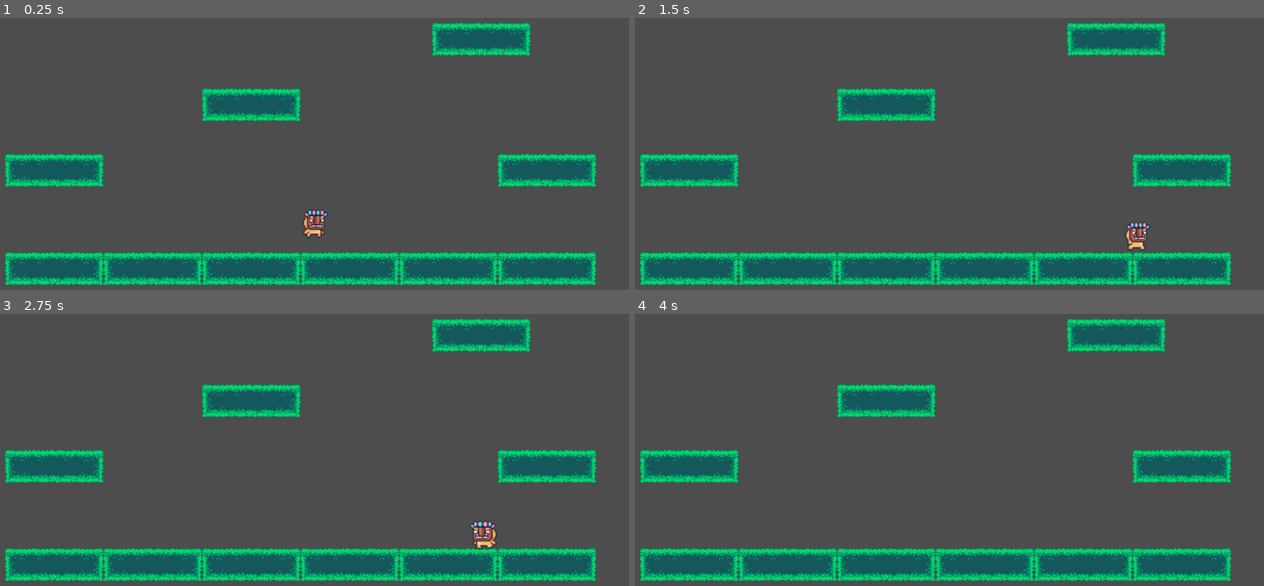
Above: before the commit, frames 1-4 (two rows, left to right).
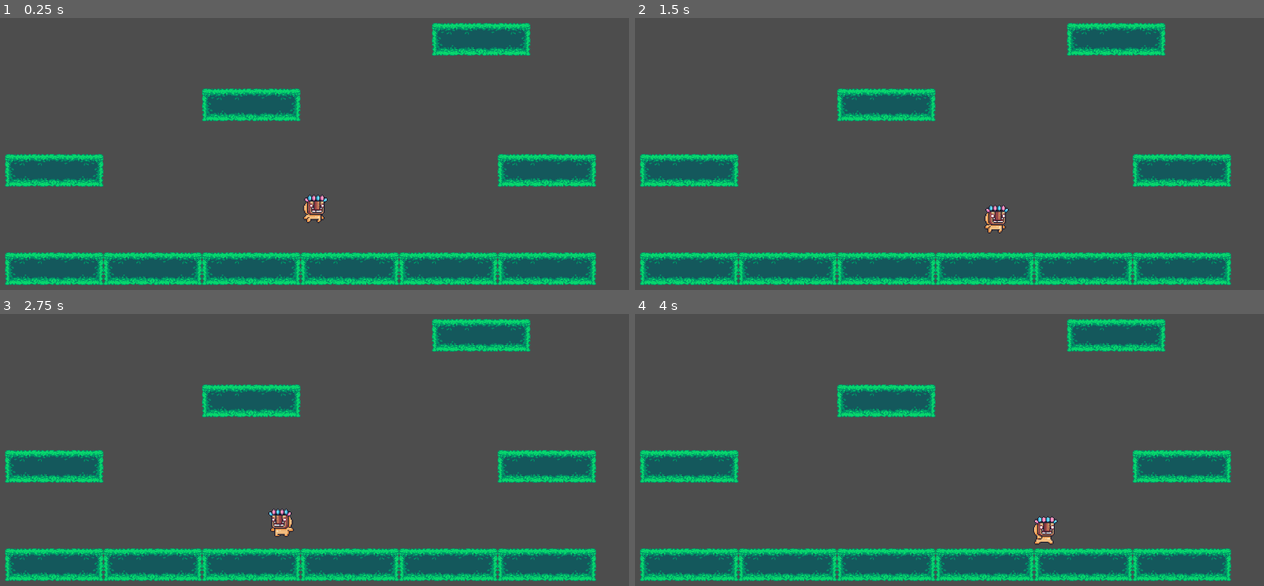
Above: after the commit, the same moments.

Repository: joaquin-salas/fabulas-videogame
Game: Godot game, scene res://Scenes/level.tscn
Same seed, same stepped clock (60 frames per second), same inputs: the game is played once before the commit and once after it.
Inputs:
- Up to frame 1 (0.25 s): no input
- Up to frame 2 (1.5 s): tap Enter at 0.5 s; hold Right (move_right) from 0.53 s (still down); tap Space (jump) at 0.6, 0.77, 1.07, 1.35 s
- Up to frame 3 (2.75 s): tap Space (jump) at 1.52, 1.82, 2.1 s; release Right (move_right) at 2.03 s; hold Left (move_left) from 2.03 s (still down)
- Up to frame 4 (4 s): release Left (move_left) at 2.78 s; hold Right (move_right) from 2.78 s (still down); tap Space (jump) at 2.85, 3.02, 3.32, 3.6, 3.77 s

The runs differ from the first frame. In frame 1, 0.5% of the frame differs, in the area x 48-53%, y 64-81%; in frame 2, 0.5%; in frame 3, 0.6%, in the area x 42-79%, y 71-87%; in frame 4, 0.3%.

Commit message:
feat(state-machine): improving state machine for player movement

Diff:
--- a/fabulas/Scenes/player.tscn
+++ b/fabulas/Scenes/player.tscn
@@ -5,6 +5,9 @@
 [ext_resource type="Texture2D" uid="uid://cqdolxr4sqjik" path="res://Assets/Placeholders/Mask Dude/Fall (32x32).png" id="2_fkybt"]
 [ext_resource type="Texture2D" uid="uid://b74b2o31ifv11" path="res://Assets/Placeholders/Mask Dude/Jump (32x32).png" id="4_x3wgy"]
 [ext_resource type="Texture2D" uid="uid://cymkut0eao2je" path="res://Assets/Placeholders/Mask Dude/Run (32x32).png" id="5_3smsa"]
+[ext_resource type="PackedScene" uid="uid://rpat2yeq301t" path="res://Scenes/state_machine.tscn" id="5_fkybt"]
+[ext_resource type="Script" uid="uid://bldxq5das84cd" path="res://Scripts/state machines/player movement/player_idle_state.gd" id="6_x3wgy"]
+[ext_resource type="Script" uid="uid://bhg21qrimc1xu" path="res://Scripts/state machines/player movement/player_running_state.gd" id="7_3smsa"]
 
 [sub_resource type="AtlasTexture" id="AtlasTexture_7dp3o"]
 atlas = ExtResource("2_fkybt")
@@ -205,18 +208,26 @@
 }]
 
 [sub_resource type="RectangleShape2D" id="RectangleShape2D_tkqu8"]
-size = Vector2(17, 20)
+size = Vector2(38, 44)
 
 [node name="Player" type="CharacterBody2D" unique_id=1543986994]
+script = ExtResource("1_cvnsp")
+
+[node name="AnimatedSprite2D" type="AnimatedSprite2D" parent="." unique_id=1047757366]
 scale = Vector2(2, 2)
-script = ExtResource("1_cvnsp")
-speed_air = 400.0
-
-[node name="AnimatedSprite2D" type="AnimatedSprite2D" parent="." unique_id=1047757366]
 sprite_frames = SubResource("SpriteFrames_7dp3o")
 animation = &"idle"
 autoplay = "idle"
 
 [node name="CollisionShape2D" type="CollisionShape2D" parent="." unique_id=1012705362]
-position = Vector2(0.5, 5)
+position = Vector2(1, 9)
 shape = SubResource("RectangleShape2D_tkqu8")
+
+[node name="StateMachine" parent="." unique_id=652708199 node_paths=PackedStringArray("default_state") instance=ExtResource("5_fkybt")]
+default_state = NodePath("PlayerIdleState")
+
+[node name="PlayerIdleState" type="Node" parent="StateMachine" unique_id=915893596]
+script = ExtResource("6_x3wgy")
+
+[node name="PlayerRunningState" type="Node" parent="StateMachine" unique_id=1612472054]
+script = ExtResource("7_3smsa")
--- /dev/null
+++ b/fabulas/Scenes/state_machine.tscn
@@ -0,0 +1,6 @@
+[gd_scene format=3 uid="uid://rpat2yeq301t"]
+
+[ext_resource type="Script" uid="uid://beao3mlsvx0kw" path="res://Scripts/state machines/base/state_machine.gd" id="1_uvuqw"]
+
+[node name="StateMachine" type="Node" unique_id=652708199]
+script = ExtResource("1_uvuqw")
--- a/fabulas/Scripts/player.gd
+++ b/fabulas/Scripts/player.gd
@@ -3,39 +3,30 @@
 
 ## Player movement configuration
 
-# ====================== CONSTANT VARIABLES ======================
-
 # ====================== REFERENCE VARIABLES ======================
 @onready var animated_sprite_2d: AnimatedSprite2D = $AnimatedSprite2D
+#@onready var state_machine: StateMachine = $StateMachine
 
-# ====================== EXPORT VARIABLES ======================
-# Speed parameters
-@export var speed_floor: float = 300.0
-@export var speed_air: float = 200.0
+# ====================== RESOURCES ======================
+var player_movement_stats: PlayerMovementStats = PlayerMovementStats.new()
+var states: PlayerStatesNames = PlayerStatesNames.new()
+var animations: PlayerAnimations = PlayerAnimations.new()
 
-# Jump parameters
-@export var jump_force: float = -400.0
+# ====================== LOCAL VARIABLES ======================
+var gravity = (
+	ProjectSettings.get_setting("physics/2d/default_gravity_vector") *
+	ProjectSettings.get_setting("physics/2d/default_gravity")
+)
 
-# ====================== INTERNAL VARIABLES ======================
-var gravity: Vector2
-var direction: float
-
-# State Machine
-enum STATE {
-	IDLE,
-	RUNNING,
-	JUMPING,
-	FALLING
-}
-
-var current_state: STATE = STATE.IDLE
-
-# ******************* PRIVATE FUNCTIONS *******************
+# ******************* LOCAL FUNCTIONS *******************
 func print_debug(variables: Array) -> void:
 	for i in variables:
 		print(i)
 
-func handle_animation() -> void:
+func play_animation(animation_name: String) -> void:
+	animated_sprite_2d.play(animation_name)
+
+func handle_animation(direction: float) -> void:
 	if direction < 0:
 		animated_sprite_2d.flip_h = true
 	elif direction > 0:
@@ -47,53 +38,9 @@
 
 # ******************* CALLBACKS *******************
 func _ready() -> void:
-	gravity = (
-		ProjectSettings.get_setting("physics/2d/default_gravity") *
-		ProjectSettings.get_setting("physics/2d/default_gravity_vector")
-	)
+	print('resource PlayerMovementStats: ', player_movement_stats)
 
-
-func _physics_process(delta: float) -> void:
-
-	handle_gravity(delta)
-	direction = Input.get_axis("move_left", "move_right")
-
-	match current_state:
-		STATE.IDLE:
-			velocity.x = 0
-			animated_sprite_2d.play("idle")
-
-			if direction != 0:
-				current_state = STATE.RUNNING
-			elif Input.is_action_just_pressed("jump"):
-				current_state = STATE.JUMPING
-		STATE.RUNNING:
-			velocity.x = direction * speed_floor
-			animated_sprite_2d.play("run")
-
-			if Input.is_action_just_pressed("jump"):
-				current_state = STATE.JUMPING
-			elif direction == 0 and velocity.x == 0:
-				current_state = STATE.IDLE
-		STATE.JUMPING:
-			if is_on_floor():
-				velocity.y = jump_force
-			velocity.x = direction * speed_air
-			animated_sprite_2d.play("jump")
-
-			if velocity.y > 0:
-				current_state = STATE.FALLING
-		STATE.FALLING:
-			velocity.x = direction * speed_air
-			animated_sprite_2d.play("fall")
-			if is_on_floor() and velocity == Vector2.ZERO and direction == 0:
-				current_state = STATE.IDLE
-			elif is_on_floor() and velocity.x != 0 and direction != 0:
-				current_state = STATE.RUNNING
-
-
-	handle_animation()
-
-	print_debug([gravity, direction])
-
-	move_and_slide()
+#func _physics_process(delta: float) -> void:
+	##state_machine._physics_process(delta)
+	#handle_gravity(delta)
+	#move_and_slide()
--- /dev/null
+++ b/fabulas/Scripts/resources/player_animations.gd
@@ -0,0 +1,6 @@
+class_name PlayerAnimations extends Resource
+
+const Idle: String = 'idle'
+const Run: String = 'run'
+const Jump: String = 'jump'
+const Fall: String = 'fall'
--- /dev/null
+++ b/fabulas/Scripts/resources/player_movement_stats.gd
@@ -0,0 +1,8 @@
+@tool
+class_name PlayerMovementStats extends Resource
+
+## Variables para controlar el movimiento del Player
+
+@export var speed_floor: float = 300.0
+@export var speed_air: float = 200.0
+@export var jump_force: float = 300.0
--- /dev/null
+++ b/fabulas/Scripts/resources/player_states_names.gd
@@ -0,0 +1,6 @@
+class_name PlayerStatesNames extends Resource
+
+const Idle: String = 'PlayerIdleState'
+const Running: String = 'PlayerRunningState'
+const Jumping: String = 'PlayerJumpingState'
+const Falling: String = 'PlayerFallingState'
--- /dev/null
+++ b/fabulas/Scripts/state machines/base/state_base.gd
@@ -0,0 +1,30 @@
+class_name StateBase
+extends Node
+
+## Clase "abstracta" base con la estructura para estados FSM.
+
+## Referencia al nodo que va a controlar la maquina de estados
+var controlled_node: Node
+
+## Referencia a la máquina de estados
+var state_machine: StateMachine
+
+#region Metodos comunes
+
+## Se ejecuta al entrar en el estado
+func start() -> void:
+	pass
+
+## Se ejecuta al salir del estado
+func end() -> void:
+	pass
+
+## Se ejecutará en cada frame de físicas
+func on_physics_process(delta: float) -> void:
+	pass
+
+## Manejo del input para cambiar de estado
+func on_input(event) -> void:
+	pass
+
+#endregion
--- /dev/null
+++ b/fabulas/Scripts/state machines/base/state_machine.gd
@@ -0,0 +1,68 @@
+class_name StateMachine
+extends Node
+
+## Clase encargada de manejar los estados (prepara los estados y cambia entre ellos)
+
+## Nodo que se va a controlar
+@onready var controlled_node: Node = self.owner
+
+## Estado por defecto al iniciar la máquina de estados
+@export var default_state: StateBase
+
+## Estado activo en cada momento
+var current_state: StateBase = null
+
+func _ready() -> void:
+	# Se llama a la función cuando todos los nodos han entrado en el SceneTree
+	print('En _ready de StateMachine antes de call deferred')
+	call_deferred("_start_default_state")
+	print('En _ready de StateMachine despues de calldeferred, current_state: ', current_state)
+	print('controlled_node: ', controlled_node)
+
+func _start_default_state() -> void:
+	current_state = default_state
+	_start_state()
+
+## Prepara variables internas del estado activo y lanza su start
+func _start_state() -> void:
+	print('StateMachine en _start_state')
+	print('controlled node: ' + controlled_node.name)
+	print('Start state: ' + current_state.name)
+
+	# Configuramos el estado
+	current_state.controlled_node = controlled_node
+	current_state.state_machine = self
+	current_state.start()
+
+## Cambiar de un estado a otro (Los estados son nodos hijos de StateMachine)
+## (Se ejecuta función end() del estado actual antes de cambiar)
+func change_state(new_state_path: NodePath) -> void:
+	if current_state and current_state.has_method('end'):
+		current_state.end()
+	current_state = get_node(new_state_path)
+	_start_state()
+
+#region Sobreescribimos Callbacks de godot del nodo
+
+# Se sobreescriben los callbacks de los estados para que solo se ejecute el estado actual
+func _process(delta:float) -> void:
+	if current_state and current_state.has_method("on_process"):
+		current_state.on_process(delta)
+
+func _physics_process(delta:float) -> void:
+	if current_state and current_state.has_method("on_physics_process"):
+		current_state.on_physics_process(delta)
+
+func _input(event:InputEvent) -> void:
+	if current_state and current_state.has_method("on_input"):
+		current_state.on_input(event)
+
+func _unhandled_input(event:InputEvent) -> void:
+	if current_state and current_state.has_method("on_unhandled_input"):
+		current_state.on_unhandled_input(event)
+
+func _unhandled_key_input(event:InputEvent) -> void:
+	if current_state and current_state.has_method("on_unhandled_key_input"):
+		current_state.on_unhandled_key_input(event)
+
+#endregion
--- /dev/null
+++ b/fabulas/Scripts/state machines/player movement/player_idle_state.gd
@@ -0,0 +1,15 @@
+extends PlayerStateBase
+
+## Idle State del nodo Player
+
+func start() -> void:
+	player.play_animation(player.animations.Idle)
+
+func on_physics_process(delta: float) -> void:
+	player.velocity.x = 0
+	handle_gravity(delta)
+	player.move_and_slide()
+
+func on_input(event) -> void:
+	if Input.is_action_pressed("move_left") or Input.is_action_pressed("move_right"):
+		state_machine.change_state(player.states.Running)
--- /dev/null
+++ b/fabulas/Scripts/state machines/player movement/player_running_state.gd
@@ -0,0 +1,19 @@
+extends PlayerStateBase
+
+## Idle State del nodo Player
+
+func start() -> void:
+	player.play_animation(player.animations.Run)
+
+func on_physics_process(delta: float) -> void:
+	player.handle_animation(player.velocity.x)
+
+	var direction = Input.get_axis("move_left", "move_right")
+	player.velocity.x = direction * player.player_movement_stats.speed_floor
+
+	handle_gravity(delta)
+	player.move_and_slide()
+
+func on_input(event) -> void:
+	if not Input.is_action_pressed("move_left") or not Input.is_action_pressed("move_right") or controlled_node.velocity.x == 0:
+		state_machine.change_state(player.states.Idle)
--- /dev/null
+++ b/fabulas/Scripts/state machines/player movement/player_state_base.gd
@@ -0,0 +1,20 @@
+class_name PlayerStateBase extends StateBase
+
+var gravity: Vector2 = (
+		ProjectSettings.get_setting("physics/2d/default_gravity") *
+		ProjectSettings.get_setting("physics/2d/default_gravity_vector")
+	)
+
+var player: Player:
+	set(value):
+		controlled_node = value
+	get:
+		return controlled_node as Player
+
+func handle_gravity(delta: float) -> void:
+	if not player.is_on_floor():
+		player.velocity.y = gravity.y * delta
+
+#func on_physics_process(delta: float) -> void:
+	#handle_gravity(delta)
+	#player.move_and_slide()
--- a/fabulas/Scripts/state_base.gd
+++ /dev/null
@@ -1,22 +0,0 @@
-class_name StateBase
-extends Node
-
-## Clase padre con la estructura que tendrán los estados
-
-# Referencia al nodo que va a controlar la maquina de estados
-@onready var controlled_node: Node = self.owner
-
-# Referencia a la máquina de estados
-var state_machine: StateMachine
-
-#region Metodos comunes
-
-## Se ejecuta al entrar en el estado
-func start() -> void:
-	pass
-
-## Se ejecuta al salir del estado
-func end() -> void:
-	pass
-
-#endregion
--- a/fabulas/Scripts/state_machine.gd
+++ /dev/null
@@ -1,43 +0,0 @@
-class_name StateMachine
-extends Node
-
-## Clase encargada de manejar los estados (prepara los estados y cambia entre ellos)
-
-# Nodo que se va a controlar
-@onready var controlled_node: Node = self.owner
-
-# Estado por defecto al iniciar
-@export var default_state: StateBase
-
-# Estado activo en cada momento
-var current_state: StateBase = null
-
-func _ready() -> void:
-	# Se llama a la función cuando todos los nodos han entrado en el SceneTree
-	call_deferred("_start_default_state")
-
-func _start_default_state() -> void:
-	current_state = default_state
-	_start_state()
-
-## Prepara variables internas del estado activo y lanza su start
-func _start_state() -> void:
-	print('StateMachine ' + controlled_node.name + ' state start ' + current_state.name)
-
-	# Configuramos el estado
-	current_state.controlled_node = controlled_node
-	current_state.state_machine = self
-	current_state.start()
-
-## Cambiar de un estado a otro (Los estados son nodos hijos de StateMachine)
-func change_state(new_state_path: NodePath) -> void:
-	if current_state and current_state.has_method('end'):
-		current_state.end()
-	current_state = get_node(new_state_path)
-	_start_state()
-
-#region Callbacks
-
-
-
-#endregion
--- a/fabulas/project.godot
+++ b/fabulas/project.godot
@@ -47,6 +47,7 @@
 
 [rendering]
 
+textures/canvas_textures/default_texture_filter=0
 rendering_device/driver.windows="d3d12"
 renderer/rendering_method="gl_compatibility"
 renderer/rendering_method.mobile="gl_compatibility"
Not shown, added: fabulas/Scripts/resources/player_animations.gd.uid
Not shown, added: fabulas/Scripts/resources/player_movement_stats.gd.uid
Not shown, added: fabulas/Scripts/resources/player_states_names.gd.uid
Renamed: fabulas/Scripts/state_base.gd.uid -> fabulas/Scripts/state machines/base/state_base.gd.uid
Renamed: fabulas/Scripts/state_machine.gd.uid -> fabulas/Scripts/state machines/base/state_machine.gd.uid
Not shown, added: fabulas/Scripts/state machines/player movement/player_idle_state.gd.uid
Not shown, added: fabulas/Scripts/state machines/player movement/player_running_state.gd.uid
Not shown, added: fabulas/Scripts/state machines/player movement/player_state_base.gd.uid
